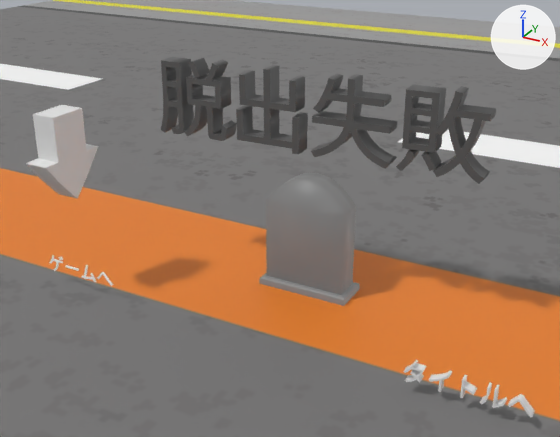
One commit to the Blender file Resources/LevelData/LoseStage/LoseStage.blend: the scene before it, then after it.
One viewpoint serves both versions: a 50 mm lens placed at (7.4, -14.92, 9.09), pointed at (0.18, -1.8, 2.53). Lighting does not change. The marker at upper right points along +X, +Y and +Z.

The first picture shows 'Failed', 'Ground', 'SelectArrow', 'ToGame', 'ToTitle', 'cemetery03.001'.
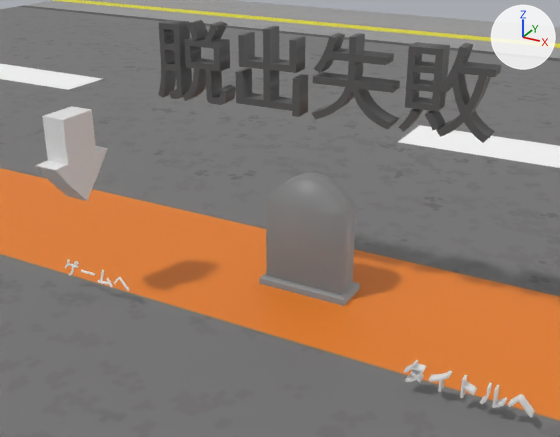
What differs and where, as boxes (x1, y1, x2, y2) in the pictures (560 x 437 px):
'Failed', moved: before (160, 57, 496, 184); after (158, 20, 501, 143)
'SelectArrow', moved: before (26, 105, 98, 199); after (35, 106, 108, 201)
'ToGame', moved: before (49, 255, 113, 286); after (65, 259, 130, 291)

What the commit changed:
Object 'Failed' (ob_failed) moves from (0.0, 0.0, 4.17) to (0.0, 0.0, 5.04).
Object 'ToGame' (ob_togame) moves from (-4.67, -2.82, 0.51) to (-4.18, -2.82, 0.51).
Object 'SelectArrow' (ob_selectarrow) moves from (-4.77, -2.84, 3.44) to (-4.49, -2.84, 3.44).
